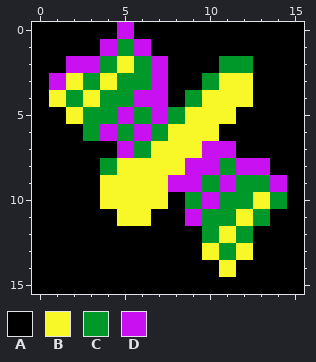
One commit to this pixel-art sprite: Graphics/Sprites/DMG/SprPlayer_225.png. The first picture shows the starting point.
The file is 16x16 pixels.
Palette (. is transparent): A #000000  B #f8f828  C #009828  D #c810f0
Pixels before, first column x 0:
 0 AAAAADAAAAAAAAAA
 1 AAAADCDAAAAAAAAA
 2 AADDCBCDAAACCAAA
 3 ADBCBCCDAACBBAAA
 4 ABCBCCDDACBBBAAA
 5 AABCCDCDCBBBAAAA
 6 AAACDCDCBBBAAAAA
 7 AAAAADCBBBDDAAAA
 8 AAAACBBBBDDCDDAA
 9 AAAABBBBDDCDCCDA
10 AAAABBBBACDCCBCA
11 AAAAABBAADCCBCAA
12 AAAAAAAAAACBCAAA
13 AAAAAAAAAABCBAAA
14 AAAAAAAAAAABAAAA
15 AAAAAAAAAAAAAAAA
The result:
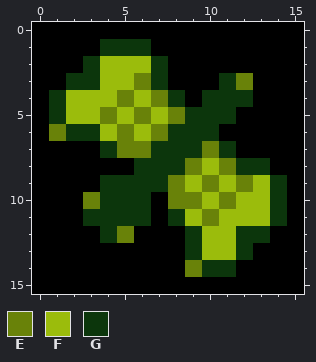
Colours new in this view: E #698209  F #9bbc0c  G #0c360c
Changes in this commit:
Changed rows in their new state; - is an unchanged pixel.
first column x 1:
 0 ----A---------
 1 ---GGG--------
 2 -AGFFFG---AA--
 3 AGGFFEG--AGE--
 4 GFFFEFEGAGGG--
 5 GFFEFEFEGGG---
 6 EGGFEFEGGG----
 7 ---GEEGGGEG---
 8 ---AAGGGEFEGG-
 9 ---GGGGEFEFEFG
10 --EGGGAEEFEFFG
11 --GGGG-GFEFFFG
12 ---GE---GFFGG-
13 --------GFFG--
14 --------EGG---
Where, in picture pixels (left, top, right, bottom), the same in both pictures:
changed: (49, 22, 287, 277)
